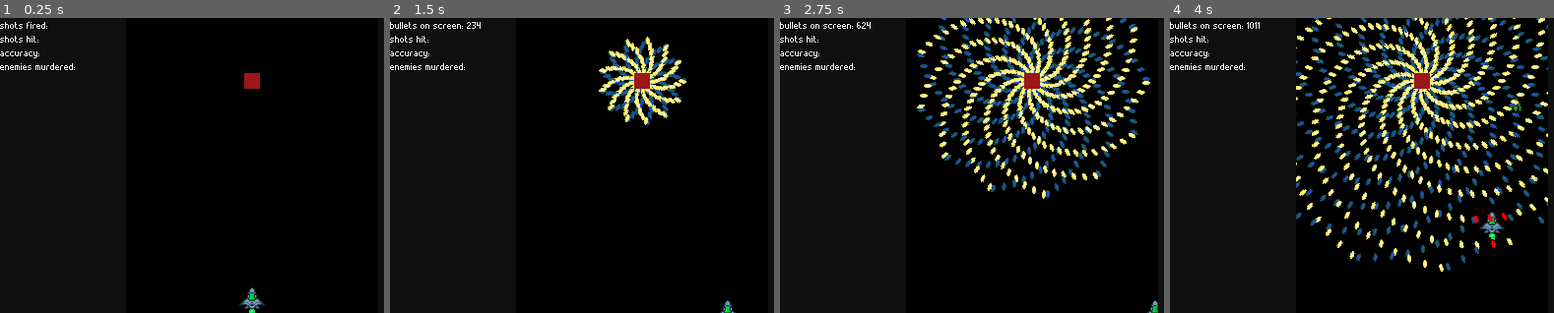
Above: before the commit, frames 1-4 (left to right).
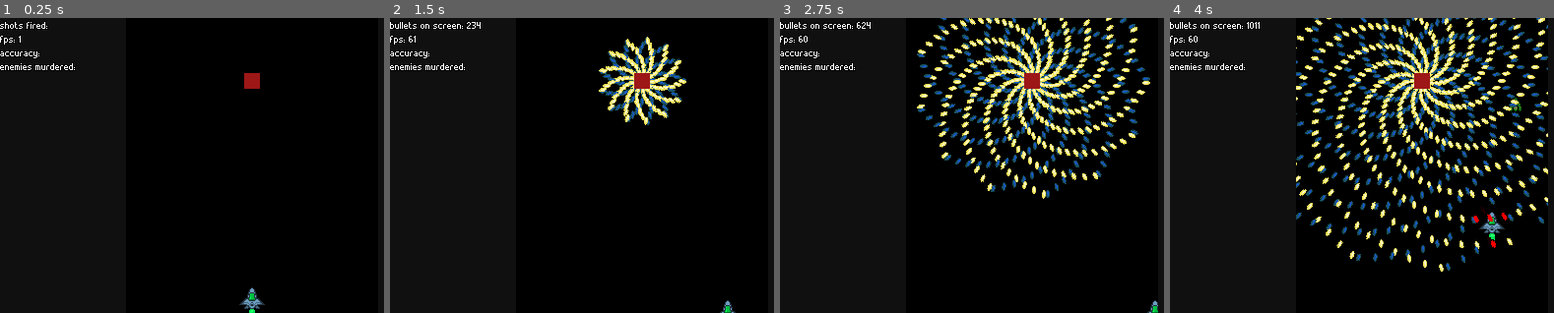
Above: after the commit, the same moments.

Repository: rockrick1/MAC0499-TCC
Game: Godot game, scene res://stages/test_stage.tscn
The game is run twice, just before and just after one commit, with the same random seed, the same clock (stepped at 60 frames per second) and the same inputs.
Inputs (mouse positions are in pixels of both pictures, inside the frame that each line leads up to):
- Up to frame 1 (0.25 s): no input
- Up to frame 2 (1.5 s): tap Enter at 0.5 s; move the mouse to (754, 150) at 0.52 s; hold Right (ui_right) 0.53-1.28 s; tap Space (ui_select) at 0.77 s; move the mouse to (539, 180) at 1.27 s; hold Down (ui_down) from 1.28 s (still down)
- Up to frame 3 (2.75 s): tap Space (ui_select) at 1.52 s; move the mouse to (1083, 100) at 2.02 s; release Down (ui_down) at 2.03 s; hold Right (ui_right) from 2.03 s (still down)
- Up to frame 4 (4 s): move the mouse to (1396, 224) at 2.77 s; release Right (ui_right) at 2.78 s; hold Up (ui_up) 2.78-3.53 s; tap Space (ui_select) at 3.02, 3.77 s; move the mouse to (outside the picture) at 3.52 s; hold Left (ui_left) from 3.53 s (still down)

The runs differ from the first frame. In frame 1, less than 0.1% of the frame differs, in the area x 0-10%, y 6-9%; in frame 2, 0.1%; in frame 3, less than 0.1%; in frame 4, less than 0.1%.

Commit message:
add fps counter

Diff:
--- a/shooter 2/characters/character.gd
+++ b/shooter 2/characters/character.gd
@@ -104,10 +104,10 @@
 	else:
 		RUN_SPEED = max(0, RUN_SPEED - (RUN_ACC * delta))
 		mot = mot.normalized()*RUN_SPEED
-	if delta != 0:
+#	if delta != 0:
 #		if mot == Vector2(0, 0):
 #			$Sprite.set_animation("idle")
-		move_and_slide(mot / delta)
+	move_and_slide(mot / delta)
 	############################################################################
 
 	############################# shooting #####################################
--- a/shooter 2/gui/stats_displayer.gd
+++ b/shooter 2/gui/stats_displayer.gd
@@ -3,3 +3,6 @@
 
 func update_stats(n_bullets):
 	$a.set_text("bullets on screen: "+str(n_bullets))
+
+func _process(delta):
+	$b.set_text("fps: "+str(Engine.get_frames_per_second()))
